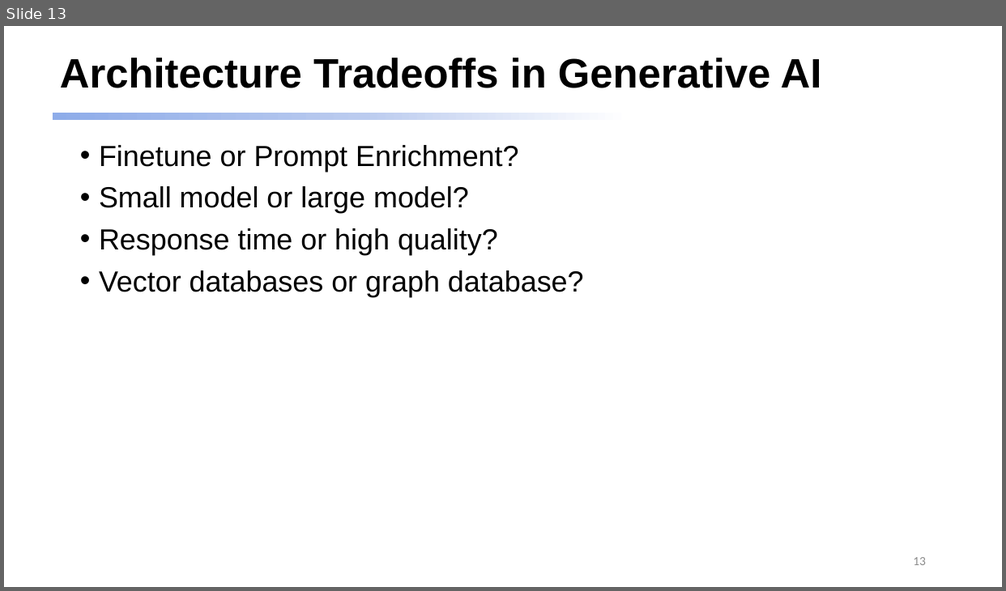
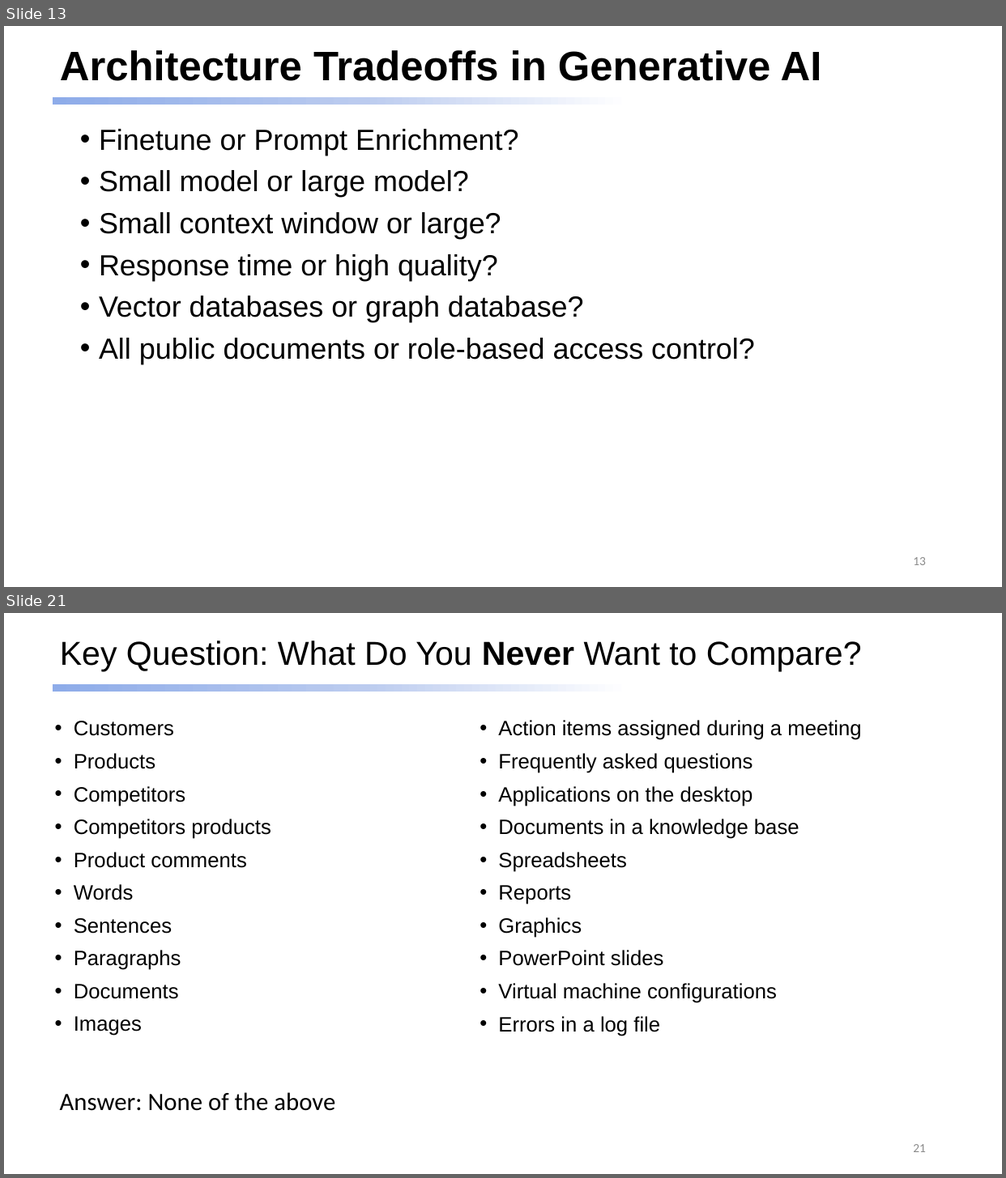
Before and after one commit to dmccreary/genai-arch-patterns, a slide deck: slides/One-Hour-Talk.pptx. Shown one above the other, each under a label of ours: slide 13 before the commit, slides 13 and 21 after it; the slides between them are not shown. The pictures are 1006x591 and 1006x1178 pixels, drawn with LibreOffice and Linux fonts; fonts in the diff are those of the drawing. Boxes give left, top, right and bottom in pixels: in the first picture for what was removed or moved away, otherwise in the second. Text is boxed around its words. In the diff, an @@ line names an element or a change of style, - is before the commit and + after.

```diff
--- a/slides/One-Hour-Talk.pptx
+++ b/slides/One-Hour-Talk.pptx
@@ slide 21 added at box(4, 613, 1002, 1174), background #FFFFFF; not listed: 1 template element that a slide beside it also shows @@
@@ title added at box(60, 641, 862, 671), 32 pt, text #000000 @@
+Key Question: What Do You Never Want to Compare?
@@ text added at box(74, 721, 270, 1036), 20 pt, text #000000 @@
+• Customers
+• Products
+• Competitors
+• Competitors products
+• Product comments
+• Words
+• Sentences
+• Paragraphs
+• Documents
+• Images
@@ text added at box(498, 720, 861, 1037), 20 pt, text #000000 @@
+• Action items assigned during a meeting
+• Frequently asked questions
+• Applications on the desktop
+• Documents in a knowledge base
+• Spreadsheets
+• Reports
+• Graphics
+• PowerPoint slides
+• Virtual machine configurations
+• Errors in a log file
@@ text added at box(60, 1093, 335, 1111), 24 pt, text #000000 @@
+Answer: None of the above
@@ page number added at box(913, 1144, 926, 1152), 12 pt, text #8C8C8C @@
+21
@@ slide 13 changed as well @@
@@ title "Architecture Tradeoffs in Generative AI": place and size @@
-title "Architecture Tradeoffs in Generative AI" at box(60, 58, 822, 88)
+title "Architecture Tradeoffs in Generative AI" at box(60, 50, 822, 81)
@@ rectangle: place and size @@
-rectangle at box(52, 113, 913, 120)
+rectangle at box(52, 97, 913, 105)
@@ text "Finetune or Prompt Enrichment?": place and size @@
-text "Finetune or Prompt Enrichment?" at box(99, 145, 584, 297)
+text "Finetune or Prompt Enrichment?" at box(99, 129, 755, 365)
@@ text at box(99, 212, 501, 239): paragraph added @@
+• Small context window or large?
@@ text at box(99, 338, 755, 365): paragraph added @@
+• All public documents or role-based access control?
```
Also in this commit, not shown: 12 other slides changed, 15 other slides added.
